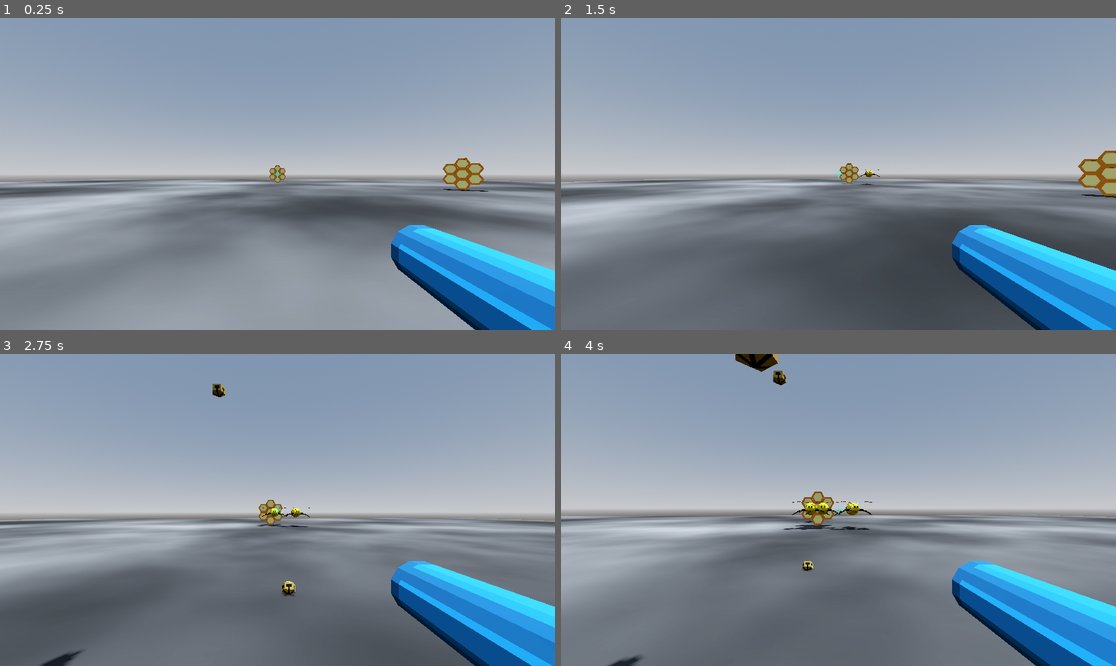
Above: before the commit, frames 1-4 (two rows, left to right).
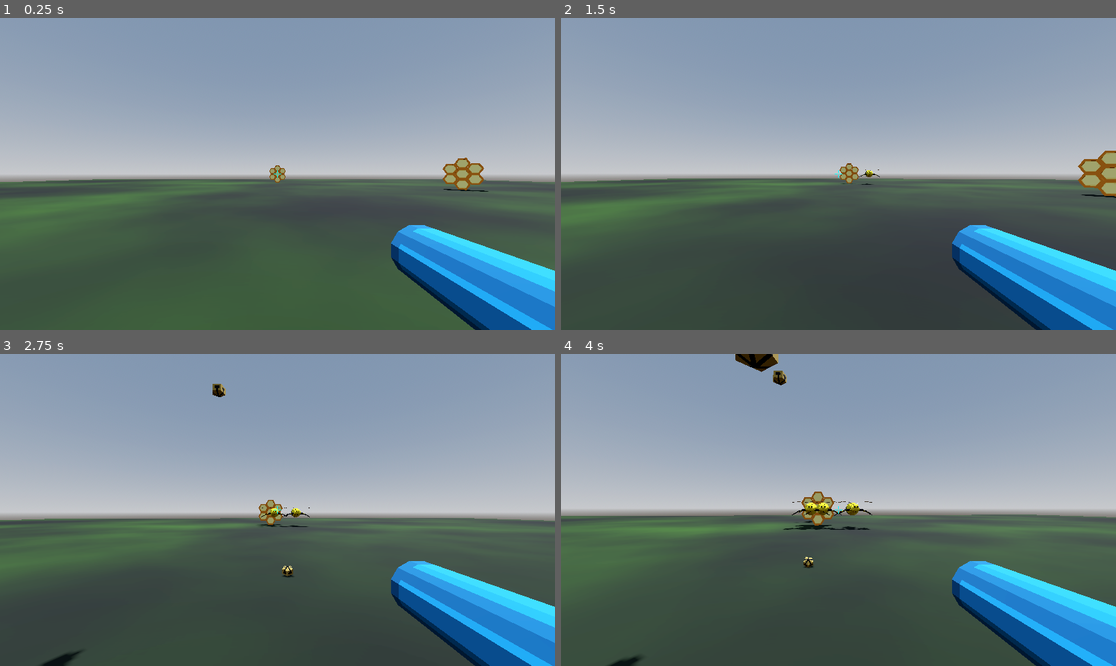
Above: after the commit, the same moments.

Repository: partkyle/bellhivers
Game: Godot game, scene res://scenes/main.tscn
The game is run twice, just before and just after one commit, with the same random seed, the same clock (stepped at 60 frames per second) and the same inputs.
Inputs (mouse positions are in pixels of both pictures, inside the frame that each line leads up to):
- Up to frame 1 (0.25 s): no input
- Up to frame 2 (1.5 s): tap Enter at 0.5 s; move the mouse to (866, 174) at 0.52 s; hold W (move_up) from 0.53 s (still down); tap 1 (grenade) at 0.6 s; move the mouse to (810, 174) at 1.27 s; click (810, 174) at 1.35 s
- Up to frame 3 (2.75 s): keep holding W (move_up); tap 1 (grenade) at 1.55, 2.1 s; move the mouse to (288, 503) at 2.02 s
- Up to frame 4 (4 s): keep holding W (move_up); move the mouse to (832, 516) at 2.77 s; tap 1 (grenade) at 2.85, 3.8 s; move the mouse to (877, 513) at 3.52 s; click (877, 513) at 3.6 s

The runs differ from the first frame. In frame 1, 39% of the frame differs, in the area x 0-100%, y 51-100%; in frame 2, 31%; in frame 3, 40%; in frame 4, 41%, in the area x 0-100%, y 47-100%.

Commit message:
bell collides with more things and freezes after a delay

Diff:
--- a/bodies/hive.tscn
+++ b/bodies/hive.tscn
@@ -17,9 +17,9 @@
 [node name="SpawnTimer" type="Timer" parent="."]
 autostart = true
 
-[node name="HitArea" type="Area3D" parent="."]
-collision_layer = 2
-collision_mask = 2
+[node name="HitArea" type="StaticBody3D" parent="."]
+collision_layer = 10
+collision_mask = 10
 script = ExtResource("4_pcv74")
 
 [node name="CollisionShape3D" type="CollisionShape3D" parent="HitArea"]
--- a/bodies/hive_hit_area.gd
+++ b/bodies/hive_hit_area.gd
@@ -1,4 +1,4 @@
-extends Area3D
+extends StaticBody3D
 
 
 func hit():
--- a/project.godot
+++ b/project.godot
@@ -57,3 +57,4 @@
 3d_physics/layer_1="player"
 3d_physics/layer_2="enemy"
 3d_physics/layer_3="environment"
+3d_physics/layer_4="Hive"
--- a/projectiles/bell_grenade.tscn
+++ b/projectiles/bell_grenade.tscn
@@ -8,7 +8,7 @@
 
 [node name="BellGrenade" type="RigidBody3D"]
 collision_layer = 0
-collision_mask = 4
+collision_mask = 14
 max_contacts_reported = 1
 contact_monitor = true
 script = ExtResource("2_6bqyx")
--- a/scenes/main.tscn
+++ b/scenes/main.tscn
@@ -24,7 +24,7 @@
 noise = SubResource("FastNoiseLite_ahg8h")
 
 [sub_resource type="StandardMaterial3D" id="StandardMaterial3D_15pio"]
-albedo_color = Color(0.447059, 0.447059, 0.447059, 1)
+albedo_color = Color(0.12549, 0.231373, 0.0431373, 1)
 albedo_texture = SubResource("NoiseTexture2D_2l31a")
 
 [sub_resource type="PlaneMesh" id="PlaneMesh_xdwd5"]
--- a/scripts/bell_grenade.gd
+++ b/scripts/bell_grenade.gd
@@ -1,5 +1,10 @@
 class_name BellGrenade
 extends RigidBody3D
 
+@export var roll_time := 0.2
+@export var body_collision_layer := 4
+
 func _on_body_entered(body):
-	freeze = true
+	if body.collision_layer & body_collision_layer:
+		await get_tree().create_timer(roll_time).timeout
+		freeze = true
Not shown, changed: TODO.md
